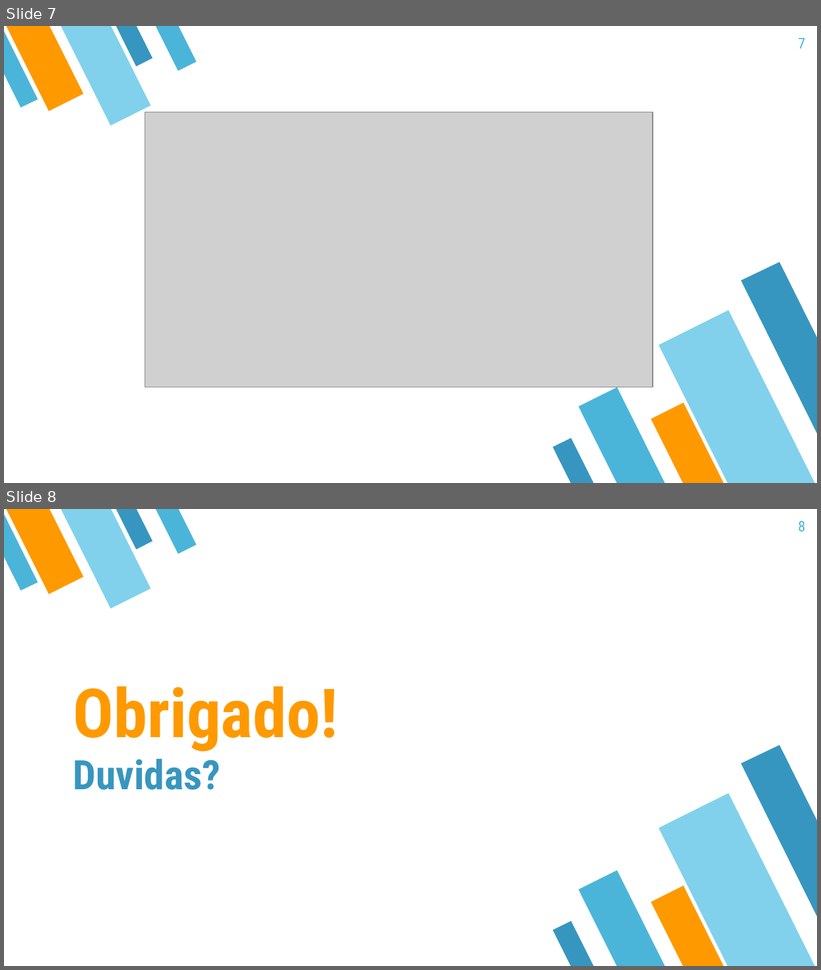
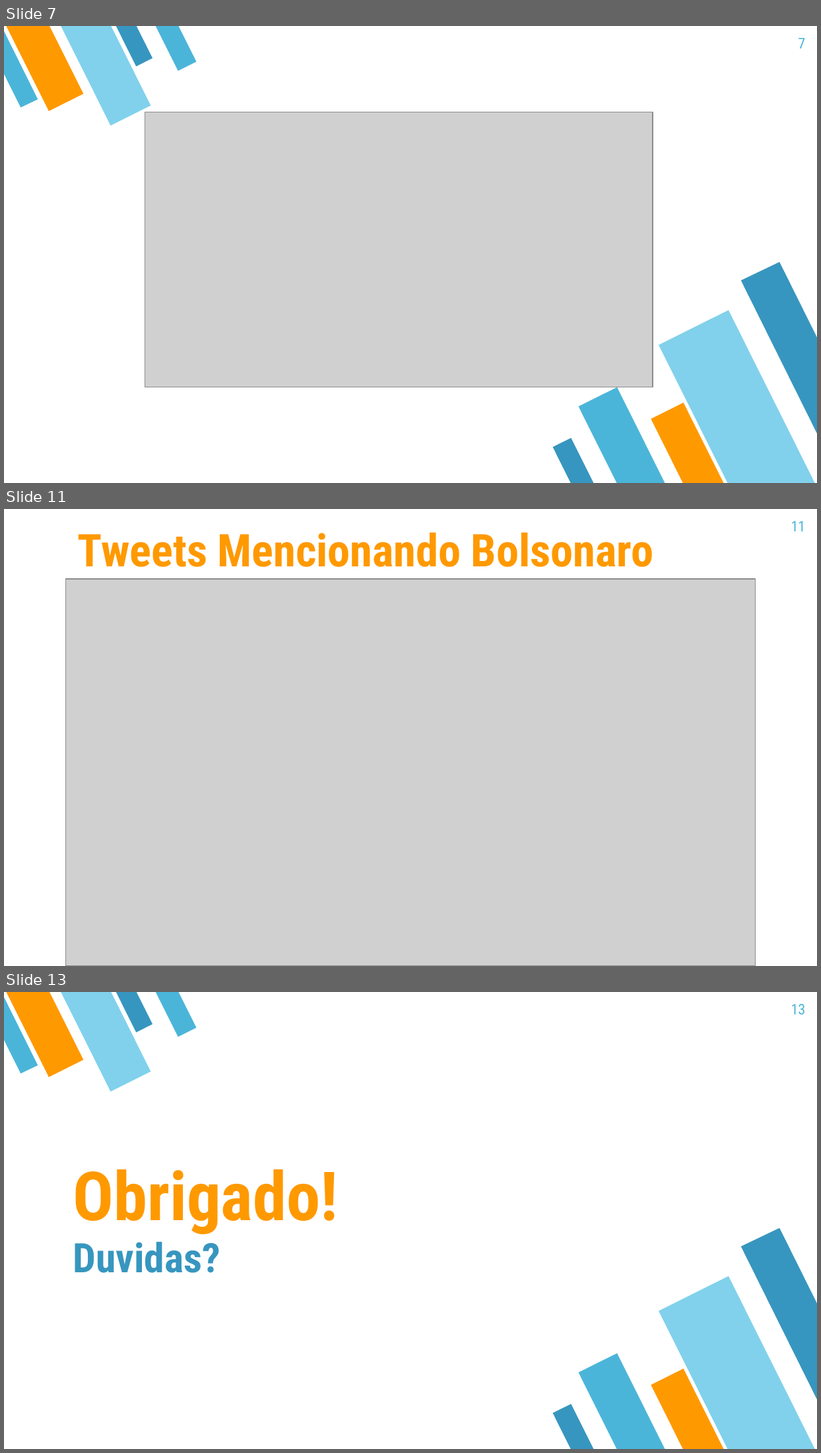
Before and after one commit to renatodalmo/RIWRS_TRABALHO, a slide deck: Eleições_2018.pptx. Shown one above the other, each under a label of ours: slides 7 and 8 before the commit, slides 7, 11 and 13 after it; the slides between them are not shown. The pictures are 821x970 and 821x1453 pixels, drawn with LibreOffice and Linux fonts; fonts in the diff are those of the drawing; grey boxes stand for pictures. Boxes give left, top, right and bottom in pixels: in the first picture for what was removed or moved away, otherwise in the second. Text is boxed around its words. In the diff, an @@ line names an element or a change of style, - is before the commit and + after.

```diff
--- a/Eleições_2018.pptx
+++ b/Eleições_2018.pptx
@@ slide 11 added at (4, 509, 817, 966), background #FFFFFF @@
@@ page number added at (791, 521, 806, 531), 13 pt, text #4BB5D9 @@
+11
@@ title added at (78, 532, 653, 567), 40 pt, text #FF9900, bold @@
+Tweets Mencionando Bolsonaro
@@ picture added at (66, 579, 756, 966) @@
@@ what was slide 8 is now slide 13 @@
@@ page number at (791, 1004, 806, 1014): text changed @@
-8
+13
```
Also in this commit, not shown: 4 other slides added.
